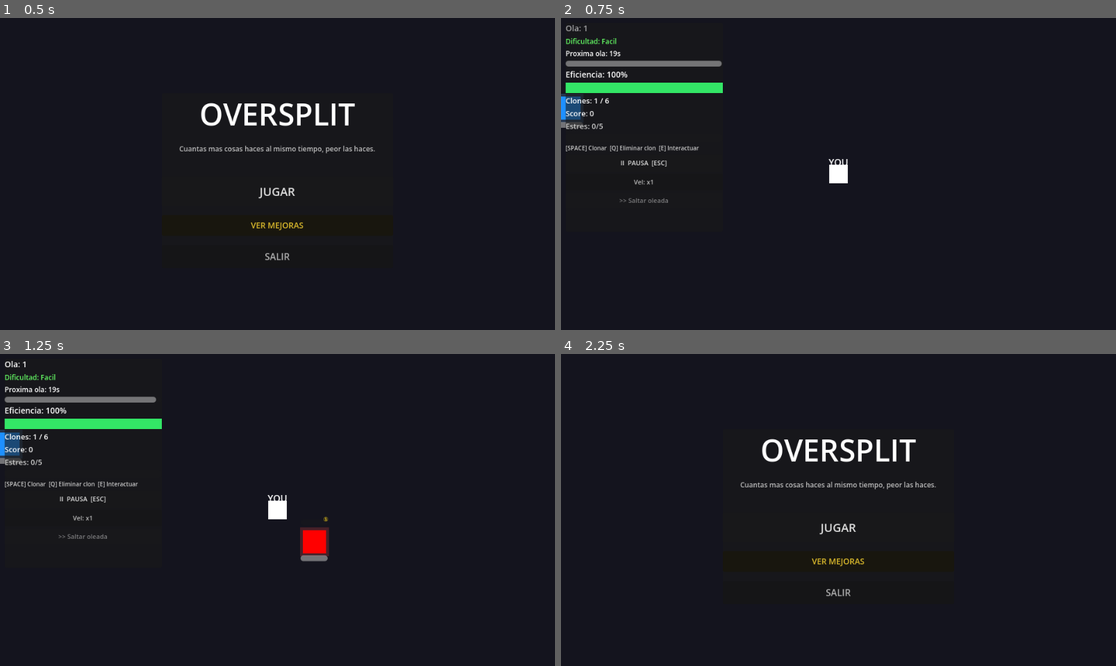
Above: before the commit, frames 1-4 (two rows, left to right).
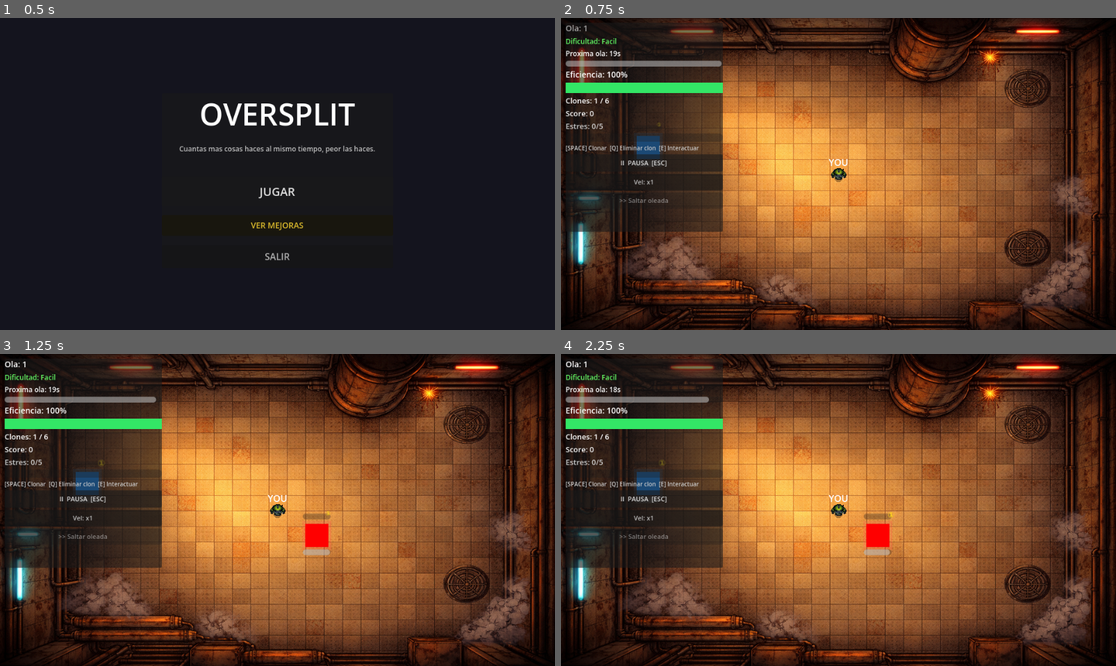
Above: after the commit, the same moments.

Repository: Carlos-creator/OverSplit
Game: Godot game, scene res://scenes/MainMenu.tscn
Same seed, same stepped clock (60 frames per second), same inputs: the game is played once before the commit and once after it.
Inputs (mouse positions are in pixels of both pictures, inside the frame that each line leads up to):
- Up to frame 1 (0.5 s): no input
- Up to frame 2 (0.75 s): click "JUGAR" at 0.5 s
- Up to frame 3 (1.25 s): no input
- Up to frame 4 (2.25 s): click "II PAUSA [ESC]" at 1.25 s; click (838, 466) at 2 s, where only the run before the commit has a clickable "MENU PRINCIPAL"

Frame 1 is identical in both runs. In frame 2, 82% of the frame differs, in the area x 0-100%, y 0-100%; in frame 3, 82%; in frame 4, 85%.

Commit message:
Sprites de personaje y fondo

Diff:
--- a/scenes/Main.tscn
+++ b/scenes/Main.tscn
@@ -2,6 +2,7 @@
 
 [ext_resource type="PackedScene" uid="uid://player" path="res://scenes/Player.tscn" id="1"]
 [ext_resource type="PackedScene" path="res://scenes/SwitchTask.tscn" id="2"]
+[ext_resource type="Texture2D" uid="uid://rxdpvypfsgbs" path="res://backgrounds/fondo_oversplit.png" id="2_lhr70"]
 [ext_resource type="PackedScene" path="res://scenes/ui/EfficiencyUI.tscn" id="3"]
 [ext_resource type="Script" uid="uid://xvcluhfxdjuj" path="res://scripts/CloneManager.gd" id="4"]
 [ext_resource type="Script" uid="uid://dwcfp25rkpquq" path="res://scripts/TaskSpawner.gd" id="5"]
@@ -13,10 +14,10 @@
 [node name="Main" type="Node2D" unique_id=678230049]
 script = ExtResource("6")
 
-[node name="Background" type="ColorRect" parent="." unique_id=548943650]
+[node name="Background" type="TextureRect" parent="." unique_id=1410332911]
 offset_right = 960.0
 offset_bottom = 540.0
-color = Color(0.08, 0.08, 0.12, 1)
+texture = ExtResource("2_lhr70")
 
 [node name="TaskSpawner" type="Node2D" parent="." unique_id=824593232]
 script = ExtResource("5")
--- a/scenes/Player.tscn
+++ b/scenes/Player.tscn
@@ -1,6 +1,7 @@
 [gd_scene format=3 uid="uid://player"]
 
 [ext_resource type="Script" uid="uid://3fx8bmp0uv8e" path="res://scripts/PlayerController.gd" id="1"]
+[ext_resource type="SpriteFrames" uid="uid://cap6tfnre058y" path="res://sprites/sprite_frames_pj.tres" id="2_v6fml"]
 
 [sub_resource type="RectangleShape2D" id="1"]
 size = Vector2(32, 32)
@@ -11,7 +12,8 @@
 [node name="CollisionShape2D" type="CollisionShape2D" parent="." unique_id=1376641650]
 shape = SubResource("1")
 
-[node name="Sprite" type="ColorRect" parent="." unique_id=1925470857]
+[node name="Sprite2" type="ColorRect" parent="." unique_id=1925470857]
+visible = false
 offset_left = -16.0
 offset_top = -16.0
 offset_right = 16.0
@@ -32,3 +34,7 @@
 offset_right = 20.0
 offset_bottom = 28.0
 show_percentage = false
+
+[node name="Sprite" type="AnimatedSprite2D" parent="." unique_id=1415292728]
+sprite_frames = ExtResource("2_v6fml")
+animation = &"idle_down_left"
--- a/scripts/AudioManager.gd
+++ b/scripts/AudioManager.gd
@@ -10,6 +10,7 @@
 		var p := AudioStreamPlayer.new()
 		add_child(p)
 		_pool.append(p)
+	_setup_music()
 
 # --- Pool helpers ---
 
@@ -119,3 +120,35 @@
 func play_low_efficiency() -> void:
 	var buf := _sine(220.0, 180.0, 0.12)
 	_play(buf, 0.12, -12.0)
+
+var _music_menu: AudioStreamPlayer
+var _music_game: AudioStreamPlayer
+
+func _setup_music() -> void:
+	_music_menu = AudioStreamPlayer.new()
+	_music_menu.stream = load("res://audio/PaCarlosIntro.wav")
+	(_music_menu.stream as AudioStreamWAV).loop_mode = AudioStreamWAV.LOOP_FORWARD
+	_music_menu.volume_db = 0.0
+	add_child(_music_menu)
+
+	_music_game = AudioStreamPlayer.new()
+	_music_game.stream = load("res://audio/PaCarlosFull.wav")
+	(_music_game.stream as AudioStreamWAV).loop_mode = AudioStreamWAV.LOOP_FORWARD
+	_music_game.volume_db = 0.0
+	add_child(_music_game)
+
+func play_menu_music() -> void:
+	if _music_game:
+		_music_game.stop()
+	if _music_menu and not _music_menu.playing:
+		_music_menu.play()
+
+func play_game_music() -> void:
+	if _music_menu:
+		_music_menu.stop()
+	if _music_game and not _music_game.playing:
+		_music_game.play()
+
+func stop_music() -> void:
+	if _music_menu: _music_menu.stop()
+	if _music_game:  _music_game.stop()
--- a/scripts/GameManager.gd
+++ b/scripts/GameManager.gd
@@ -14,8 +14,8 @@
 const MAX_TASKS_PER_WAVE := 8
 const MAX_STRESS := 5
 
-const MAP_MIN := Vector2(0, 0)
-const MAP_MAX := Vector2(960, 540)
+const MAP_MIN := Vector2(140, 140)
+const MAP_MAX := Vector2(860, 430)
 
 # Mecanica para perder
 const COLLAPSE_TIME := 10.0
@@ -44,6 +44,7 @@
 	pass
 
 func start_game() -> void:
+	get_node("/root/AudioManager").play_game_music()
 	_game_active = true
 	MAX_CLONES = 6
 	wave = 0
@@ -68,6 +69,7 @@
 func _game_over() -> void:
 	if not _game_active:
 		return
+	get_node("/root/AudioManager").play_menu_music()
 	_game_active = false
 	get_tree().paused = true
 	var go = GameOverScene.instantiate()
--- a/scripts/MainMenu.gd
+++ b/scripts/MainMenu.gd
@@ -19,6 +19,7 @@
 	$CanvasLayer/Panel/VBox/QuitButton.pressed.connect(_on_quit)
 	$CanvasLayer/UpgradesPanel/VBox/Header/CloseButton.pressed.connect(_close_upgrades)
 	upgrades_overlay.gui_input.connect(_on_overlay_input)
+	get_node("/root/AudioManager").play_menu_music()
 
 func _on_play() -> void:
 	get_node("/root/UpgradeManager").reset_run()
--- a/scripts/PlayerController.gd
+++ b/scripts/PlayerController.gd
@@ -10,14 +10,16 @@
 var _push_velocity: Vector2 = Vector2.ZERO
 var _activation_timer: float = 0.0
 var _activation_duration: float = 0.0
-
-@onready var sprite: ColorRect = $Sprite
+var _last_dir: Vector2 = Vector2.DOWN
+
+@onready var sprite: AnimatedSprite2D = $Sprite
 @onready var interact_bar: ProgressBar = $InteractBar
 @onready var clone_label: Label = $CloneLabel
 
 func _ready() -> void:
 	add_to_group("players")
-	sprite.color = color
+	sprite.modulate = color
+	sprite.play("idle_down")
 	clone_label.text = "P" + str(player_index + 1) if player_index > 0 else "YOU"
 	interact_bar.visible = false
 
@@ -27,6 +29,7 @@
 	queue_redraw()
 
 func _draw() -> void:
+	draw_circle(Vector2(0, 7), 7.0, Color(0, 0, 0, 0.3))
 	if _activation_timer <= 0.0 or _activation_duration <= 0.0:
 		return
 	var ratio := _activation_timer / _activation_duration
@@ -102,6 +105,7 @@
 		var other := col.get_collider()
 		if other != null and other.has_method("receive_push") and other._interacting:
 			other.receive_push(velocity.normalized() * 28.0)
+	_update_animation(dir)
 
 func _handle_ai_movement(_delta: float) -> void:
 	if _next_target == null or not is_instance_valid(_next_target):
@@ -251,3 +255,27 @@
 			best_dist = d
 			best = task
 	return best
+
+func _update_animation(dir: Vector2) -> void:
+	if dir != Vector2.ZERO:
+		_last_dir = dir
+
+	var d := _last_dir
+	var is_moving := dir != Vector2.ZERO
+
+	var anim := ""
+
+	if d.x != 0 and d.y != 0:
+		var h := "right" if d.x > 0 else "left"
+		var v := "down" if d.y > 0 else "up"
+		anim = v + "_" + h
+	elif d.y < 0:
+		anim = "up"
+	elif d.y > 0:
+		anim = "down"
+	elif d.x > 0:
+		anim = "right"
+	elif d.x < 0:
+		anim = "left"
+
+	sprite.play(("walk_" if is_moving else "idle_") + anim)
--- /dev/null
+++ b/sprites/sprite_frames_pj.tres
@@ -0,0 +1,181 @@
+[gd_resource type="SpriteFrames" format=3 uid="uid://cap6tfnre058y"]
+
+[ext_resource type="Texture2D" uid="uid://bl7khgsgof0cb" path="res://sprites/idle/retro_idle_down_sprite.png" id="1_85n8m"]
+[ext_resource type="Texture2D" uid="uid://188mhnotmgn5" path="res://sprites/idle/retro_idle_down-left_sprite.png" id="2_wf8b4"]
+[ext_resource type="Texture2D" uid="uid://hgw0luioimtr" path="res://sprites/idle/retro_idle_down-right_sprite.png" id="3_olfml"]
+[ext_resource type="Texture2D" uid="uid://73lop46pmfhr" path="res://sprites/idle/retro_idle_left_sprite.png" id="4_2qyg4"]
+[ext_resource type="Texture2D" uid="uid://cau0m12fitjtr" path="res://sprites/idle/retro_idle_right_sprite.png" id="5_76i60"]
+[ext_resource type="Texture2D" uid="uid://qko6f4lcbi10" path="res://sprites/idle/retro_idle_up_sprite.png" id="6_d7o87"]
+[ext_resource type="Texture2D" uid="uid://bte67i273bnrf" path="res://sprites/idle/retro_idle_up-left_sprite.png" id="7_xvqtb"]
+[ext_resource type="Texture2D" uid="uid://bw20htkqflinb" path="res://sprites/idle/retro_idle_up-right_sprite.png" id="8_sjrld"]
+[ext_resource type="Texture2D" uid="uid://btt1shja1uumt" path="res://sprites/walk/retro_walk_down_spriteL.png" id="9_qj54k"]
+[ext_resource type="Texture2D" uid="uid://brtqjdbkkf1kj" path="res://sprites/walk/retro_walk_down_spriteR.png" id="10_24rsp"]
+[ext_resource type="Texture2D" uid="uid://dve55awtrfexm" path="res://sprites/walk/retro_walk_down-left_spriteL.png" id="11_2mu00"]
+[ext_resource type="Texture2D" uid="uid://1a0f18faj1a0" path="res://sprites/walk/retro_walk_down-left_spriteR.png" id="12_llhua"]
+[ext_resource type="Texture2D" uid="uid://1tmlu7xof5ve" path="res://sprites/walk/retro_walk_down-right_spriteL.png" id="13_yxwkf"]
+[ext_resource type="Texture2D" uid="uid://b4ydwej1rieqi" path="res://sprites/walk/retro_walk_down-right_spriteR.png" id="14_m3lpl"]
+[ext_resource type="Texture2D" uid="uid://dkfru7pl1hqmm" path="res://sprites/walk/retro_walk_left_spriteL.png" id="15_cd33g"]
+[ext_resource type="Texture2D" uid="uid://bc8padgfjtgh7" path="res://sprites/walk/retro_walk_left_spriteR.png" id="16_pqhsd"]
+[ext_resource type="Texture2D" uid="uid://b1b6csf0d6bt2" path="res://sprites/walk/retro_walk_right_spriteL.png" id="17_ljdac"]
+[ext_resource type="Texture2D" uid="uid://dmqea1xxp1ynr" path="res://sprites/walk/retro_walk_right_spriteR.png" id="18_40mcn"]
+[ext_resource type="Texture2D" uid="uid://3xum5eg23xqa" path="res://sprites/walk/retro_walk_up_spriteL.png" id="19_2pgq3"]
+[ext_resource type="Texture2D" uid="uid://n4gkc2klmhqc" path="res://sprites/walk/retro_walk_up_spriteR.png" id="20_6myiq"]
+[ext_resource type="Texture2D" uid="uid://bphtihyctjy8l" path="res://sprites/walk/retro_walk_up-left_spriteL.png" id="21_tm2a5"]
+[ext_resource type="Texture2D" uid="uid://dnej3e0a78fh2" path="res://sprites/walk/retro_walk_up-left_spriteR.png" id="22_s4ukv"]
+[ext_resource type="Texture2D" uid="uid://d08igy7rkrnqp" path="res://sprites/walk/retro_walk_up-right_spriteL.png" id="23_hdgt2"]
+[ext_resource type="Texture2D" uid="uid://3fwnbu3hqyxa" path="res://sprites/walk/retro_walk_up-right_spriteR.png" id="24_tfdnb"]
+
+[resource]
+animations = [{
+"frames": [{
+"duration": 1.0,
+"texture": ExtResource("1_85n8m")
+}],
+"loop": true,
+"name": &"idle_down",
+"speed": 5.0
+}, {
+"frames": [{
+"duration": 1.0,
+"texture": ExtResource("2_wf8b4")
+}],
+"loop": true,
+"name": &"idle_down_left",
+"speed": 5.0
+}, {
+"frames": [{
+"duration": 1.0,
+"texture": ExtResource("3_olfml")
+}],
+"loop": true,
+"name": &"idle_down_right",
+"speed": 5.0
+}, {
+"frames": [{
+"duration": 1.0,
+"texture": ExtResource("4_2qyg4")
+}],
+"loop": true,
+"name": &"idle_left",
+"speed": 5.0
+}, {
+"frames": [{
+"duration": 1.0,
+"texture": ExtResource("5_76i60")
+}],
+"loop": true,
+"name": &"idle_right",
+"speed": 5.0
+}, {
+"frames": [{
+"duration": 1.0,
+"texture": ExtResource("6_d7o87")
+}],
+"loop": true,
+"name": &"idle_up",
+"speed": 5.0
+}, {
+"frames": [{
+"duration": 1.0,
+"texture": ExtResource("7_xvqtb")
+}],
+"loop": true,
+"name": &"idle_up_left",
+"speed": 5.0
+}, {
+"frames": [{
+"duration": 1.0,
+"texture": ExtResource("8_sjrld")
+}],
+"loop": true,
+"name": &"idle_up_right",
+"speed": 5.0
+}, {
+"frames": [{
+"duration": 1.0,
+"texture": ExtResource("9_qj54k")
+}, {
+"duration": 1.0,
+"texture": ExtResource("10_24rsp")
+}],
+"loop": true,
+"name": &"walk_down",
+"speed": 5.0
+}, {
+"frames": [{
+"duration": 1.0,
+"texture": ExtResource("11_2mu00")
+}, {
+"duration": 1.0,
+"texture": ExtResource("12_llhua")
+}],
+"loop": true,
+"name": &"walk_down_left",
+"speed": 5.0
+}, {
+"frames": [{
+"duration": 1.0,
+"texture": ExtResource("13_yxwkf")
+}, {
+"duration": 1.0,
+"texture": ExtResource("14_m3lpl")
+}],
+"loop": true,
+"name": &"walk_down_right",
+"speed": 5.0
+}, {
+"frames": [{
+"duration": 1.0,
+"texture": ExtResource("15_cd33g")
+}, {
+"duration": 1.0,
+"texture": ExtResource("16_pqhsd")
+}],
+"loop": true,
+"name": &"walk_left",
+"speed": 5.0
+}, {
+"frames": [{
+"duration": 1.0,
+"texture": ExtResource("17_ljdac")
+}, {
+"duration": 1.0,
+"texture": ExtResource("18_40mcn")
+}],
+"loop": true,
+"name": &"walk_right",
+"speed": 5.0
+}, {
+"frames": [{
+"duration": 1.0,
+"texture": ExtResource("19_2pgq3")
+}, {
+"duration": 1.0,
+"texture": ExtResource("20_6myiq")
+}],
+"loop": true,
+"name": &"walk_up",
+"speed": 5.0
+}, {
+"frames": [{
+"duration": 1.0,
+"texture": ExtResource("21_tm2a5")
+}, {
+"duration": 1.0,
+"texture": ExtResource("22_s4ukv")
+}],
+"loop": true,
+"name": &"walk_up_left",
+"speed": 5.0
+}, {
+"frames": [{
+"duration": 1.0,
+"texture": ExtResource("23_hdgt2")
+}, {
+"duration": 1.0,
+"texture": ExtResource("24_tfdnb")
+}],
+"loop": true,
+"name": &"walk_up_right",
+"speed": 5.0
+}]
Not shown, added: audio/PaCarlosFull.wav.import
Not shown, added: audio/PaCarlosIntro.wav.import
Binary file added: backgrounds/Sala_ industrial_futurista_dañada.png
Not shown, added: backgrounds/Sala_ industrial_futurista_dañada.png.import
Binary file added: backgrounds/fondo_oversplit.png
Not shown, added: backgrounds/fondo_oversplit.png.import
Binary file removed: sprites/AOI_d_8WoN61cA6I5kKkgR-jbQG4cHQWSysnWX2G2TD2ZjjLQ8JXibXu-r83jHPqAVY390u9_zlBg0Smi3V0VGz4kpTm-01yO_qVsRh5bW2OKl_96pEz6r-hDQDUy18WDLET4ShaLSQDwVNzGBHOA9uDtd-g5nufgWxosh5t4bI_DY13fHhKs1600-rj.png
Not shown, removed: sprites/AOI_d_8WoN61cA6I5kKkgR-jbQG4cHQWSysnWX2G2TD2ZjjLQ8JXibXu-r83jHPqAVY390u9_zlBg0Smi3V0VGz4kpTm-01yO_qVsRh5bW2OKl_96pEz6r-hDQDUy18WDLET4ShaLSQDwVNzGBHOA9uDtd-g5nufgWxosh5t4bI_DY13fHhKs1600-rj.pn…
Binary file added: sprites/idle/retro_idle_down-left_sprite.png
Not shown, added: sprites/idle/retro_idle_down-left_sprite.png.import
Binary file added: sprites/idle/retro_idle_down-right_sprite.png
Not shown, added: sprites/idle/retro_idle_down-right_sprite.png.import
(and 46 more such lines)
